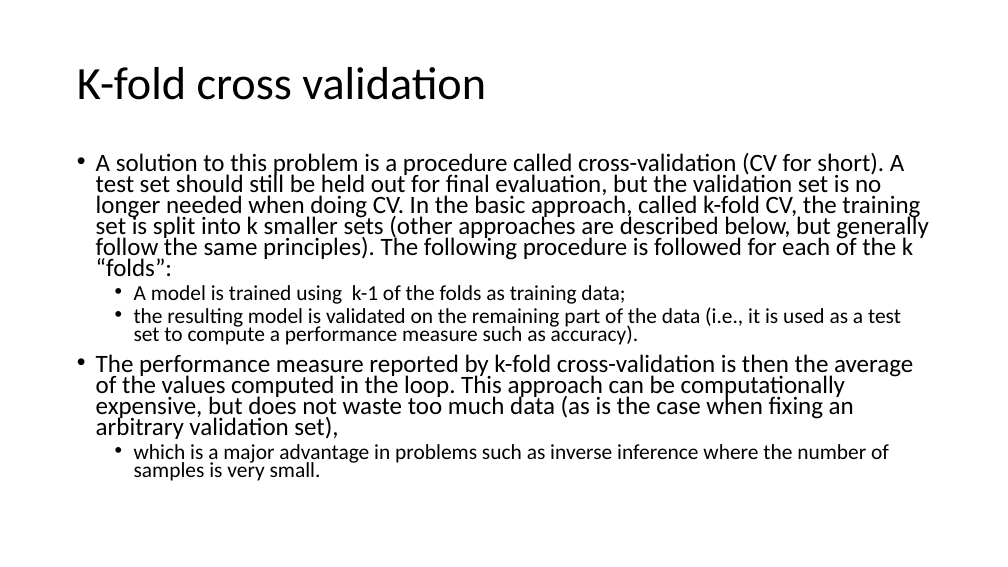
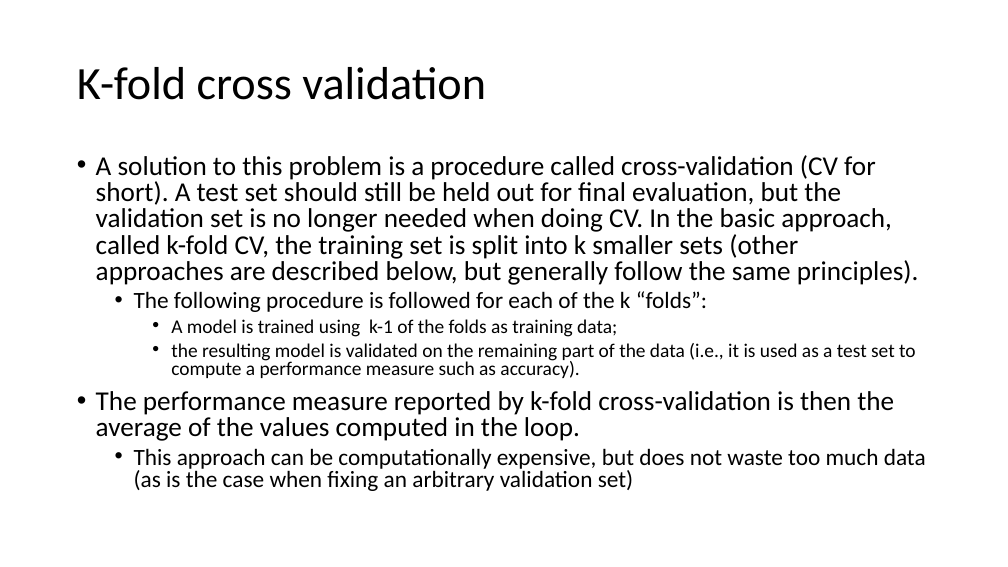
Before and after one commit to FranzGH/IoT_ML, a slide deck: slide 5 of Model selection.pptx. Drawn at 1008x567 pixels with LibreOffice and Linux fonts; fonts in the diff are those of the drawing. Boxes give left, top, right and bottom in pixels: in the first picture for what was removed or moved away, otherwise in the second. Text is boxed around its words. In the diff, an @@ line names an element or a change of style, - is before the commit and + after.

Commit message:
Pre lecture

```diff
--- a/Model selection.pptx
+++ b/Model selection.pptx
@@ text at (96,155,919,312): text changed; size 23.8 to 25.9 pt @@
-• A solution to this problem is a procedure called cross-validation (CV for short). A test set should still be held out for final evaluation, but the validation set is no longer needed when doing CV. In the basic approach, called k-fold CV, the training set is split into k smaller sets (other approaches are described below, but generally follow the same principles). The following procedure is followed for each of the k “folds”:
+• A solution to this problem is a procedure called cross-validation (CV for short). A test set should still be held out for final evaluation, but the validation set is no longer needed when doing CV. In the basic approach, called k-fold CV, the training set is split into k smaller sets (other approaches are described below, but generally follow the same principles).
+  • The following procedure is followed for each of the k “folds”:
@@ text at (171,319,916,378): size 20.4 to 18.5 pt in "A model is trained using k-1 of ...", "the resulting model is validated on the ..."; list level 2 to 3 in "A model is trained using ..."; line spacing 0.7 to 0.8; list level 2 to 3 in "the resulting model is validated ..." @@
@@ text at (96,391,926,491): text changed; size 23.8 to 22.2 pt @@
-• The performance measure reported by k-fold cross-validation is then the average of the values computed in the loop. This approach can be computationally expensive, but does not waste too much data (as is the case when fixing an arbitrary validation set),
-  • which is a major advantage in problems such as inverse inference where the number of samples is very small.
+• The performance measure reported by k-fold cross-validation is then the average of the values computed in the loop.
+  • This approach can be computationally expensive, but does not waste too much data (as is the case when fixing an arbitrary validation set)
```
Also in this commit, not shown: 3 other slides changed, 6 other files.
